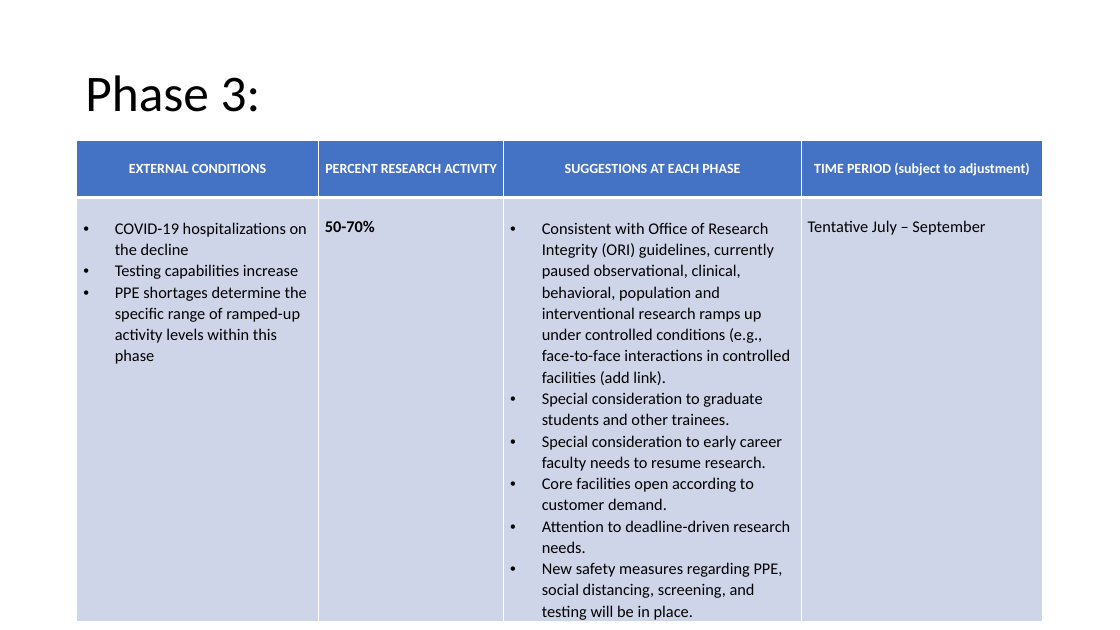
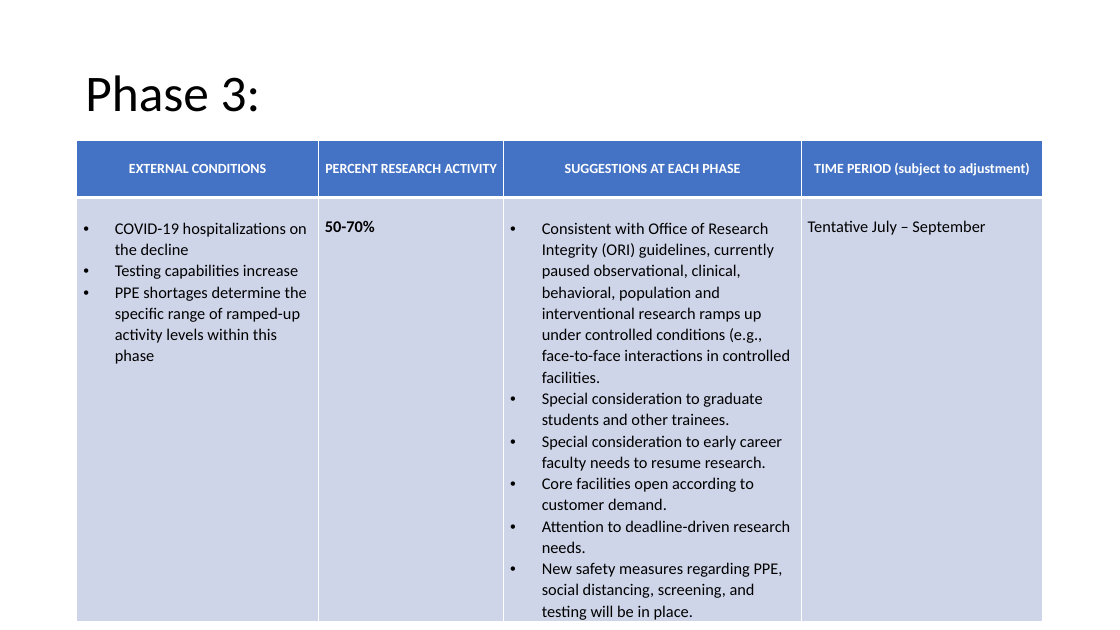
Before and after one commit to DCurrent/ehs-web, a slide deck: slide 8 of docs/ppt/train_resumption_of_research.pptx. Drawn at 1120x630 pixels with LibreOffice and Linux fonts; fonts in the diff are those of the drawing. Boxes give left, top, right and bottom in pixels: in the first picture for what was removed or moved away, otherwise in the second. Text is boxed around its words. In the diff, an @@ line names an element or a change of style, - is before the commit and + after.

```diff
--- a/docs/ppt/train_resumption_of_research.pptx
+++ b/docs/ppt/train_resumption_of_research.pptx
@@ table at (x1=77, y1=141, x2=1044, y2=626) @@
-row 2, column 3: Consistent with Office of Research Integrity (ORI) guidelines, currently paused observational, clinical, behavioral, population and interventional research ramps up under controlled conditions (e.g., face-to-face interactions in controlled facilities (add link). / Special consideration to graduate students and other trainees. / Special consideration to early career faculty needs to resume research. / Core facilities open according to customer demand. / Attention to deadline-driven research needs. / New safety measures regarding PPE, social distancing, screening, and testing will be in place.
+row 2, column 3: Consistent with Office of Research Integrity (ORI) guidelines, currently paused observational, clinical, behavioral, population and interventional research ramps up under controlled conditions (e.g., face-to-face interactions in controlled facilities. / Special consideration to graduate students and other trainees. / Special consideration to early career faculty needs to resume research. / Core facilities open according to customer demand. / Attention to deadline-driven research needs. / New safety measures regarding PPE, social distancing, screening, and testing will be in place.
```
Also in this commit, not shown: 4 other slides changed, 2 other files.
